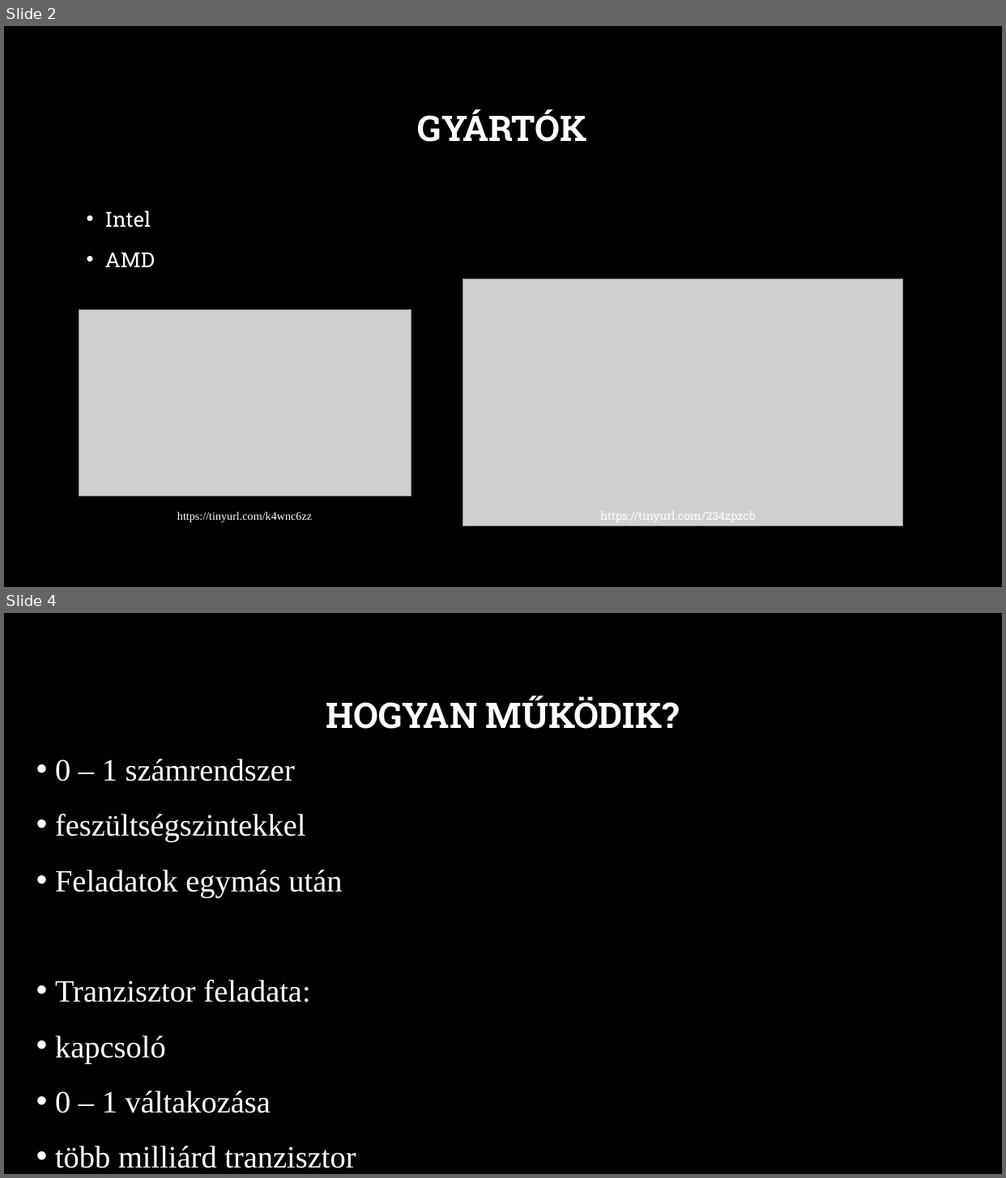
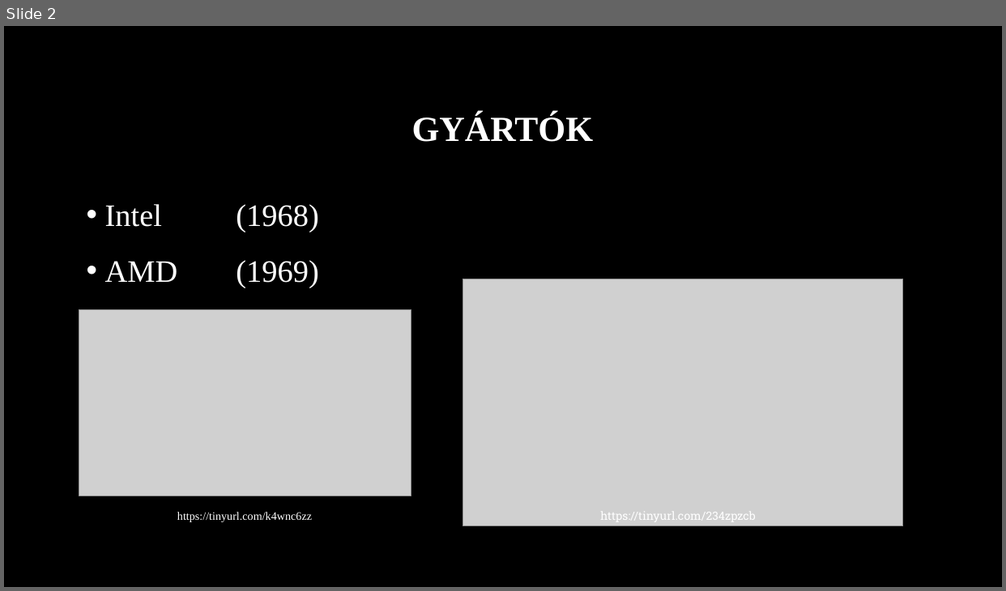
Before and after one commit to MszrsRicsi/Paprika, a slide deck: Processzorok.pptx. Shown one above the other, each under a label of ours: slides 2 and 4 before the commit, slide 2 after it; the slides between them are not shown. The pictures are 1006x1178 and 1006x591 pixels, drawn with LibreOffice and Linux fonts; fonts in the diff are those of the drawing; grey boxes stand for pictures; background and template pictures are left out. Boxes give left, top, right and bottom in pixels: in the first picture for what was removed or moved away, otherwise in the second. Text is boxed around its words. In the diff, an @@ line names an element or a change of style, - is before the commit and + after.

```diff
--- a/Processzorok.pptx
+++ b/Processzorok.pptx
@@ slide 4 removed at [4,613,1002,1174], background picture (left out) @@
@@ title removed at [326,696,679,729] @@
-HOGYAN MŰKÖDIK?
@@ text removed at [55,759,356,1169] @@
-• 0 – 1 számrendszer
-• feszültségszintekkel
-• Feladatok egymás után
-• Tranzisztor feladata:
-• kapcsoló
-• 0 – 1 váltakozása
-• több milliárd tranzisztor
@@ slide 2 changed as well @@
@@ title "GYÁRTÓK" at [412,113,594,142]: font Roboto Slab to Times New Roman @@
@@ text at [105,204,319,288]: text changed; size 20 to 30 pt; font Roboto Slab to Times New Roman @@
-• Intel
-• AMD
+• Intel (1968)
+• AMD (1969)
```
Also in this commit, not shown: 3 other slides changed, 10 slides added, 5 other slides removed.
